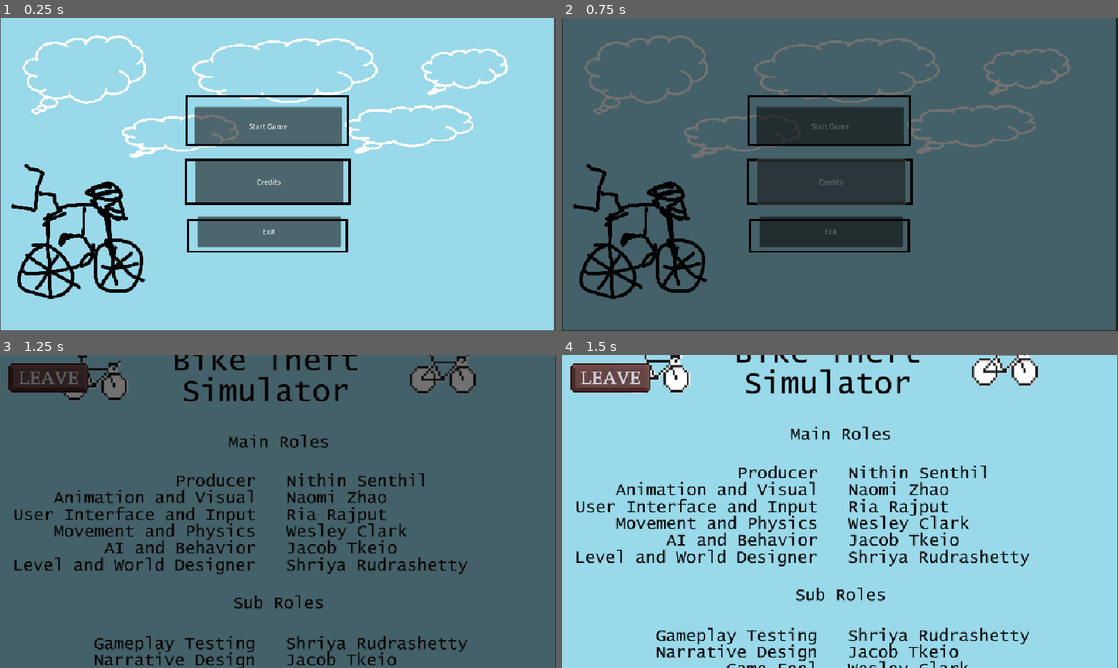
Above: before the commit, frames 1-4 (two rows, left to right).
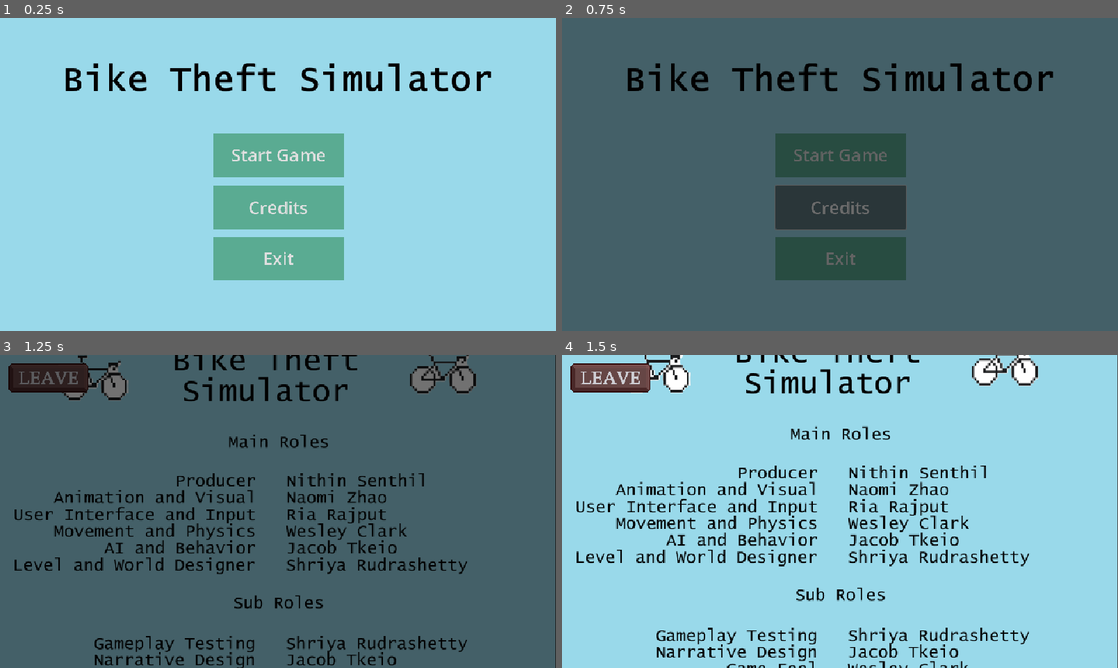
Above: after the commit, the same moments.

Repository: nithinsenthil/UCDBTS
Game: Godot game, scene res://Scenes/title.tscn
Two runs of this game, one before a commit and one after it. Both use one fixed random seed, a clock stepped at 60 frames per second and the inputs below. The engine's default icon, where the game draws it, is replaced by a stand-in: a white triangle on a blue panel in a dark square.
Inputs (mouse positions are in pixels of both pictures, inside the frame that each line leads up to):
- Up to frame 1 (0.25 s): no input
- Up to frame 2 (0.75 s): click "Credits" at 0.5 s
- Up to frame 3 (1.25 s): no input
- Up to frame 4 (1.5 s): click (612, 380) at 1.25 s

The runs differ from the first frame. In frame 1, 23% of the frame differs, in the area x 0-100%, y 0-100%; in frame 2, 19%; in frame 3, nothing differs; in frame 4, nothing differs.

Commit message:
improved look of start screen

Diff:
--- a/ucdbts/Scenes/title.tscn
+++ b/ucdbts/Scenes/title.tscn
@@ -1,10 +1,19 @@
-[gd_scene load_steps=6 format=3 uid="uid://lcth78ayyp1k"]
+[gd_scene load_steps=9 format=3 uid="uid://lcth78ayyp1k"]
 
 [ext_resource type="Script" path="res://Scripts/title_screen.gd" id="1_fp2oq"]
-[ext_resource type="Texture2D" uid="uid://dqklggtv4v1op" path="res://Assets/title_screen.png" id="1_w31pl"]
 [ext_resource type="Script" uid="uid://b1tord2u4n14r" path="res://Scripts/start_game_button.gd" id="2_ekrfg"]
+[ext_resource type="Texture2D" uid="uid://cca0vetid86g" path="res://Assets/title_screen2.png" id="2_yosvi"]
 [ext_resource type="Script" path="res://Scripts/exit_button.gd" id="4_q2qps"]
 [ext_resource type="Script" uid="uid://crep5tpd5hfom" path="res://Scripts/credits_button.gd" id="5_yosvi"]
+
+[sub_resource type="StyleBoxFlat" id="StyleBoxFlat_yosvi"]
+bg_color = Color(0.35347423, 0.671336, 0.5721175, 1)
+
+[sub_resource type="StyleBoxFlat" id="StyleBoxFlat_2qdx2"]
+bg_color = Color(0.3529412, 0.67058825, 0.57254905, 1)
+
+[sub_resource type="StyleBoxFlat" id="StyleBoxFlat_3eqdi"]
+bg_color = Color(0.3529412, 0.67058825, 0.57254905, 1)
 
 [node name="Title" type="Node2D"]
 position = Vector2(320, 180)
@@ -12,38 +21,42 @@
 script = ExtResource("1_fp2oq")
 
 [node name="TextureRect" type="TextureRect" parent="."]
-offset_left = -638.0
-offset_top = -362.0
-offset_right = 512.0
-offset_bottom = 288.0
-scale = Vector2(1.107731, 1.1074959)
-texture = ExtResource("1_w31pl")
+offset_left = -640.0
+offset_top = -360.0
+offset_right = 640.0
+offset_bottom = 360.0
+texture = ExtResource("2_yosvi")
 metadata/_edit_use_anchors_ = true
 
 [node name="StartGameButton" type="Button" parent="."]
-custom_minimum_size = Vector2(50, 10)
-offset_left = -192.0
-offset_top = -155.0
-offset_right = 148.0
-offset_bottom = -65.0
+offset_left = -148.0
+offset_top = -94.0
+offset_right = 152.0
+offset_bottom = 6.0
+theme_override_font_sizes/font_size = 40
+theme_override_styles/normal = SubResource("StyleBoxFlat_yosvi")
 text = "Start Game"
 script = ExtResource("2_ekrfg")
 metadata/_edit_use_anchors_ = true
 
 [node name="ExitButton" type="Button" parent="."]
-offset_left = -185.0
-offset_top = 97.0
-offset_right = 145.0
-offset_bottom = 167.0
+offset_left = -148.0
+offset_top = 144.0
+offset_right = 152.0
+offset_bottom = 244.0
+theme_override_font_sizes/font_size = 40
+theme_override_styles/normal = SubResource("StyleBoxFlat_2qdx2")
 text = "Exit"
 script = ExtResource("4_q2qps")
 metadata/_edit_use_anchors_ = true
 
 [node name="CreditsButton" type="Button" parent="."]
-offset_left = -190.0
-offset_top = -33.0
-offset_right = 150.0
-offset_bottom = 67.0
+offset_left = -148.0
+offset_top = 26.0
+offset_right = 152.0
+offset_bottom = 126.0
+theme_override_font_sizes/font_size = 40
+theme_override_styles/normal = SubResource("StyleBoxFlat_3eqdi")
 text = "Credits"
 script = ExtResource("5_yosvi")
 metadata/_edit_use_anchors_ = true
Binary file added: ucdbts/Assets/title_screen2.png
Not shown, added: ucdbts/Assets/title_screen2.png.import
Binary file added: ucdbts/Assets/title_screen3.png
Not shown, added: ucdbts/Assets/title_screen3.png.import
Binary file added: ucdbts/Assets/title_screen4.png
Not shown, added: ucdbts/Assets/title_screen4.png.import
